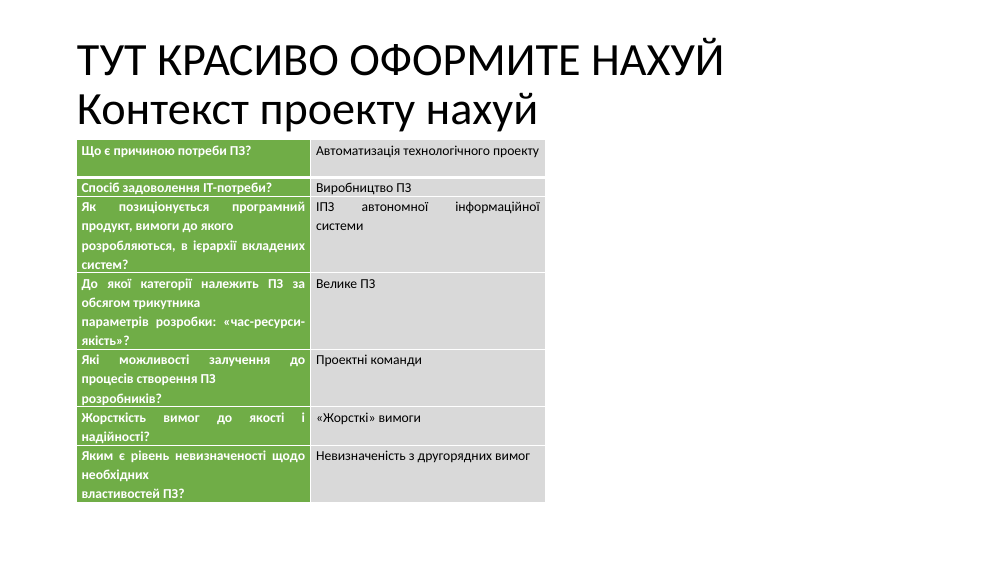
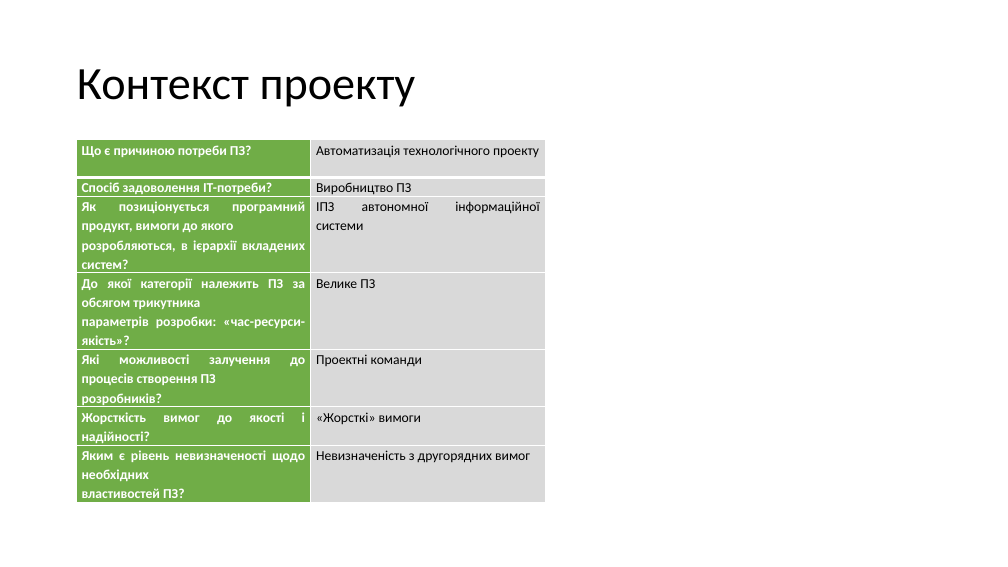
Before and after one commit to d3mage/elektronna_kafedra, a slide deck: slide 2 of elektronna_kafedra.pptx. Drawn at 1008x567 pixels with LibreOffice and Linux fonts; fonts in the diff are those of the drawing. Boxes give left, top, right and bottom in pixels: in the first picture for what was removed or moved away, otherwise in the second. Text is boxed around its words. In the diff, an @@ line names an element or a change of style, - is before the commit and + after.

```diff
--- a/elektronna_kafedra.pptx
+++ b/elektronna_kafedra.pptx
@@ title at <box>77,69,416,107</box>: text changed @@
-ТУТ КРАСИВО ОФОРМИТЕ НАХУЙ
-Контекст проекту нахуй
+Контекст проекту
```
Also in this commit, not shown: 1 other slide changed, 2 slides added, 2 slides removed, 5 other files.
